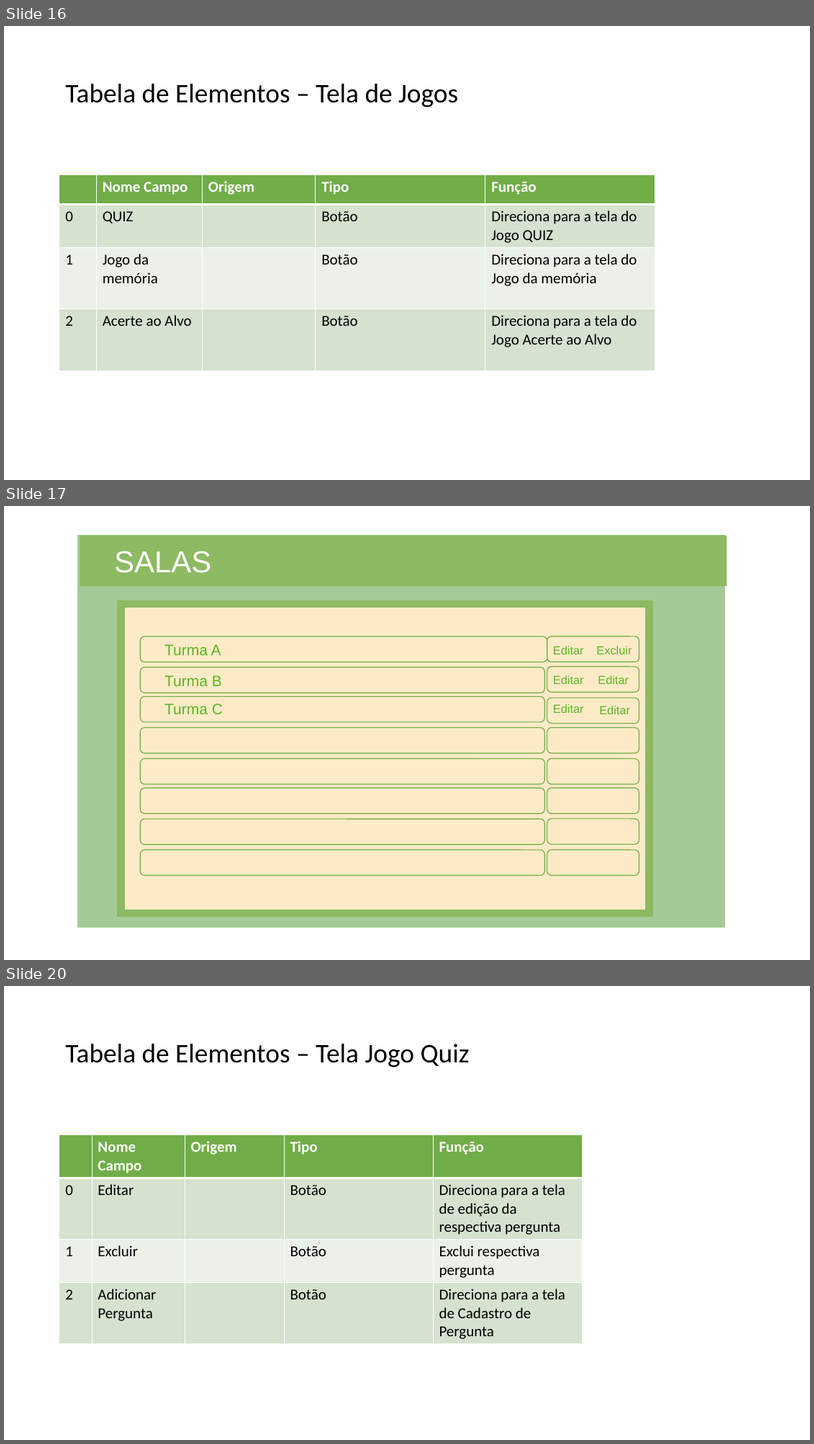
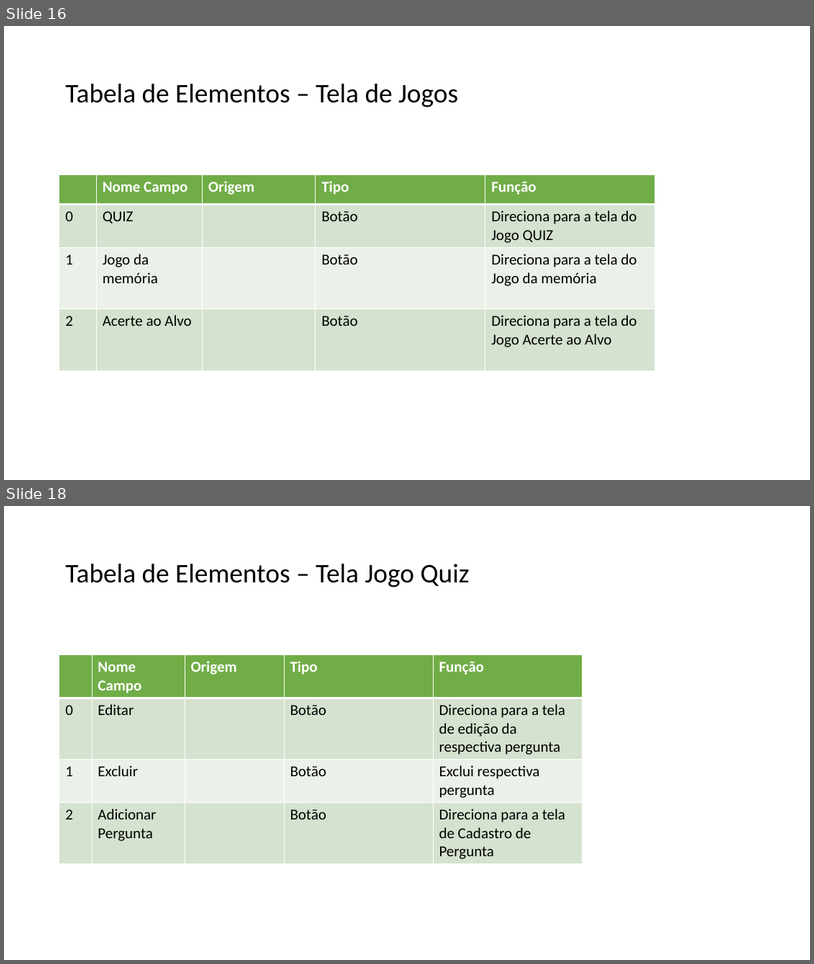
Before and after one commit to NathanReis/FTT-Recicla, a slide deck: DocumentacaoProjeto/Protótipo_Visual.pptx. Shown one above the other, each under a label of ours: slides 16, 17 and 20 before the commit, slides 16 and 18 after it; the slides between them are not shown. The pictures are 814x1444 and 814x964 pixels, drawn with LibreOffice and Linux fonts; fonts in the diff are those of the drawing. Boxes give left, top, right and bottom in pixels: in the first picture for what was removed or moved away, otherwise in the second. Text is boxed around its words. In the diff, an @@ line names an element or a change of style, - is before the commit and + after.

```diff
--- a/DocumentacaoProjeto/Protótipo_Visual.pptx
+++ b/DocumentacaoProjeto/Protótipo_Visual.pptx
@@ slide 17 removed at [4,506,810,960], background #FFFFFF @@
@@ rectangle removed at [78,536,725,926] @@
@@ rectangle removed at [80,536,727,587] @@
@@ text removed at [114,551,211,573] @@
-SALAS
@@ rectangle removed at [117,600,653,916] @@
@@ rounded rectangle removed at [124,608,646,909] @@
@@ rounded rectangle removed at [140,636,548,662] @@
@@ text removed at [165,644,221,655] @@
-Turma A
@@ rounded rectangle removed at [548,636,639,662] @@
@@ text removed at [553,646,584,654] @@
-Editar
@@ text removed at [597,646,632,654] @@
-Excluir
@@ rounded rectangle removed at [140,667,545,692] @@
@@ text removed at [165,675,222,686] @@
-Turma B
@@ rounded rectangle removed at [548,667,639,692] @@
@@ text removed at [553,675,584,684] @@
-Editar
@@ text removed at [598,675,629,684] @@
-Editar
@@ rounded rectangle removed at [140,697,545,722] @@
@@ rounded rectangle removed at [548,698,639,723] @@
@@ text removed at [165,703,223,714] @@
-Turma C
@@ text removed at [553,704,584,713] @@
-Editar
@@ text removed at [599,705,630,714] @@
-Editar
@@ rounded rectangle removed at [140,728,545,753] @@
@@ rounded rectangle removed at [548,728,639,753] @@
@@ rounded rectangle removed at [140,758,545,784] @@
@@ rounded rectangle removed at [548,758,639,784] @@
@@ rounded rectangle removed at [140,788,545,813] @@
@@ rounded rectangle removed at [548,788,639,813] @@
@@ rounded rectangle removed at [140,818,545,844] @@
@@ rounded rectangle removed at [548,818,639,844] @@
@@ rounded rectangle removed at [140,849,545,875] @@
@@ rounded rectangle removed at [548,849,639,875] @@
@@ what was slide 20 is now slide 18 @@
```
Also in this commit, not shown: 7 slides changed, 5 other slides removed, 5 other files.
